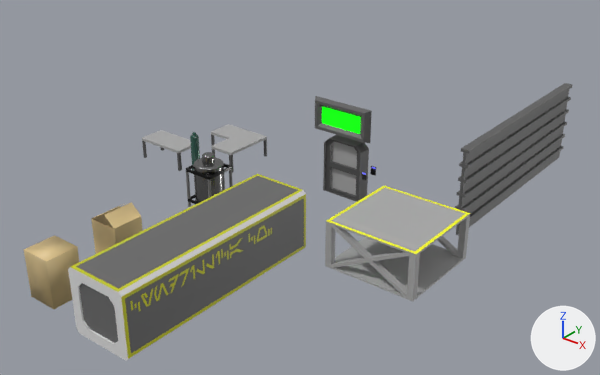
The Blender file Legacy/doukutsu-rs-nm-mod-features-3d/target/debug/data/Mesh/SharedResources/SharedResources.blend, before and after one commit.
Camera for both pictures: a 50 mm lens placed at (16.6, -19.9, 12.7), pointed at (0.5, 0.3, 0.2). The lights are fixed; the arrows at lower right show +X, +Y and +Z.

The first picture shows 'Box', 'BoxBig', 'BoxOpen', 'BoxSideOther.001', 'Cube', 'FramedTank', 'G-Object.033', 'HallDoor', 'PersonelDoor (C-Group#37)', 'Scaffold3M', 'Table', 'TableL'.
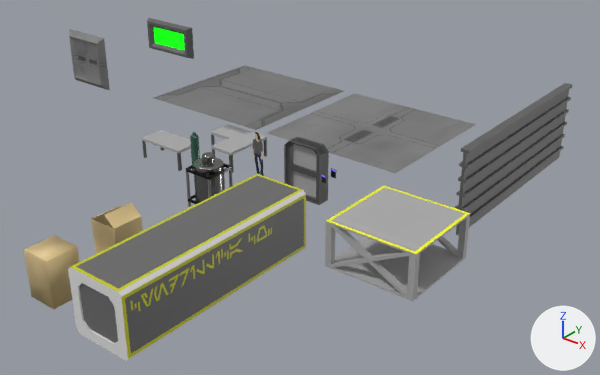
Diff of the bpy script that builds the scene:
```diff
--- a/Legacy/doukutsu-rs-nm-mod-features-3d/target/debug/data/Mesh/SharedResources/SharedResources.blend.py
+++ b/Legacy/doukutsu-rs-nm-mod-features-3d/target/debug/data/Mesh/SharedResources/SharedResources.blend.py
@@ ob_g_object_033 @@
 ob_g_object_033 = bpy.data.objects.new('G-Object.033', me_g_object_091)
-ob_g_object_033.parent = ob_slidingdoor__c_group_53
+ob_g_object_033.parent = ob_slidingdoor
 ob_g_object_033.location = (0.0, 0.0, 0.0)
@@ ob_personeldoor__c_group_37 @@
 ob_personeldoor__c_group_37 = bpy.data.objects.new('PersonelDoor (C-Group#37)', me_personeldoor__c_group_37__001)
-ob_personeldoor__c_group_37.parent = ob_slidingdoor__c_group_53
+ob_personeldoor__c_group_37.parent = ob_slidingdoor
 ob_personeldoor__c_group_37.location = (0.0, 0.2, 0.0)
@@ ob_cube @@
 ob_cube = bpy.data.objects.new('Cube', me_cube_001)
-ob_cube.location = (1.67, 1.0, 2.2)
+ob_cube.location = (-5.43, 0.19, 3.86)
@@ ob_slidingdoor @@
+ob_slidingdoor = bpy.data.objects.new('SlidingDoor', None)
+ob_slidingdoor.location = (0.0, 0.0, 0.0)
+ob_slidingdoor.scale = (0.5, 0.5, 0.5)
@@ ob_walltexture @@
+ob_walltexture = bpy.data.objects.new('WallTexture', me_plane_002)  # 25 vertices, 16 faces; spans x -3.0..3.0, y -3.0..3.0, z 0.0; in mat_wall (picture img_wallutil_png)
+ob_walltexture.location = (-6.97, 6.02, 0.4)
@@ ob_floortexture @@
+ob_floortexture = bpy.data.objects.new('FloorTexture', me_plane_001)  # 25 vertices, 16 faces; spans x -3.0..3.0, y -3.0..3.0, z 0.0; in mat_floor (picture img_floorutil)
+ob_floortexture.location = (-0.43, 6.02, 0.4)
@@ ob_greeble @@
+ob_greeble = bpy.data.objects.new('Greeble', me_c_group_15_002)  # 12 vertices, 9 faces; spans x 0.0..2.0, y 0.0..2.0, z 0.0..0.2; in mat_floor (picture img_floorutil)
+ob_greeble.location = (-9.4, -1.25, 4.46)
+ob_greeble.rotation_euler = (1.571, 1.571, 0.0)  # degrees (90, 90, 0)
@@ ob_susan @@
+ob_susan = bpy.data.objects.new('Susan', me_c_2d_woman_susan)  # 418 vertices, 629 faces; spans x -0.23..0.33, y 0.0, z 0.0..1.69; in mat_96_96_96 (dark grey #606060), mat_beige_1 (beige #d4be91), mat_color_b24 (brown #301e18), mat_lightgray (grey #ababab), mat_0135_darkgray (dark grey #505050), mat_jean_blue (dark blue #1f2b40), mat_charcoal (black #1e1e1e)
+ob_susan.location = (-1.63, 0.48, 0.0)
+ob_susan.rotation_euler = (0.0, 0.0, 0.0684)  # degrees (0, 0, 3.9)
```

Changed parts and their boxes (x1, y1, x2, y2) in the pictures (600 x 375 px):
'FloorTexture', added: after (267, 93, 476, 173)
'WallTexture', added: after (154, 66, 343, 130)
'PersonelDoor (C-Group#37)', moved: before (325, 135, 367, 201); after (286, 137, 327, 204)
'Cube', moved: before (315, 96, 372, 143); after (147, 18, 194, 59)
'Greeble', added: after (69, 29, 110, 91)
'G-Object.033', moved: before (323, 135, 376, 202); after (284, 137, 336, 205)
'Susan', added: after (253, 132, 264, 176)
    faces in mat_96_96_96 (dark grey #606060): (253, 139, 264, 176)
